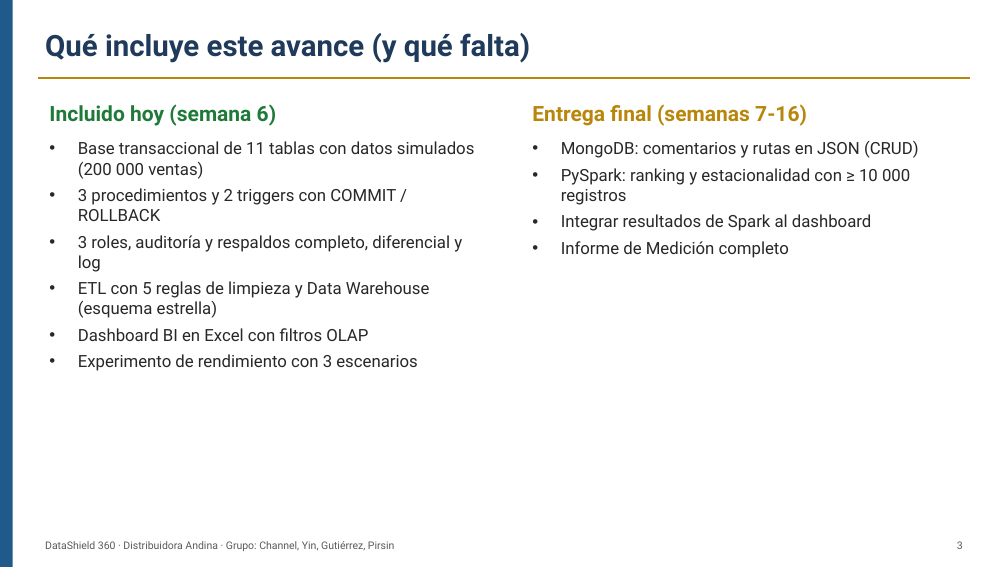
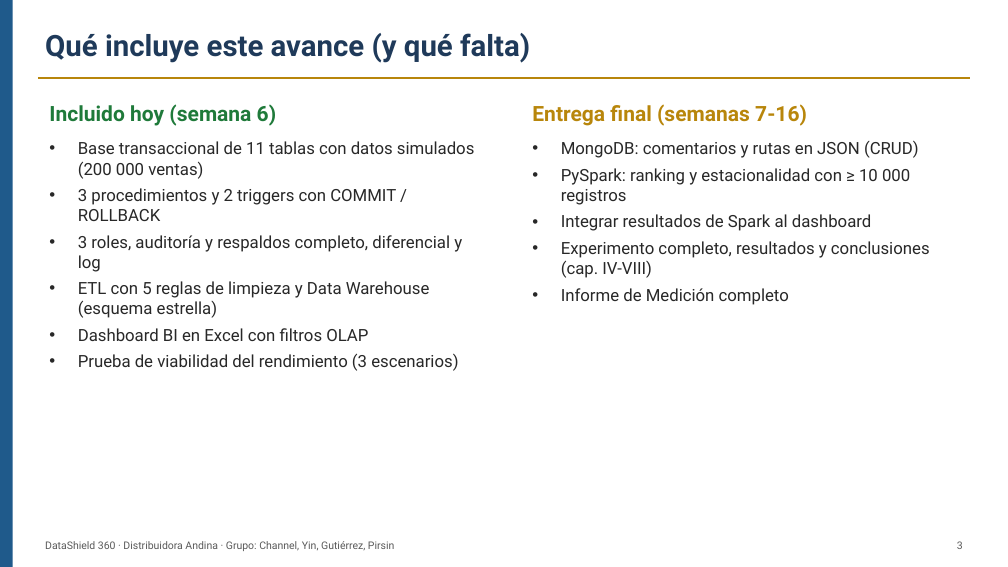
Before and after one commit to coco6213/exp-base-de-datos-avanzado, a slide deck: slide 3 of informe/Grupo_CIIN1487R_Avance_S6.pptx. Drawn at 1008x567 pixels with LibreOffice and Linux fonts; fonts in the diff are those of the drawing. Boxes give left, top, right and bottom in pixels: in the first picture for what was removed or moved away, otherwise in the second. Text is boxed around its words. In the diff, an @@ line names an element or a change of style, - is before the commit and + after.

```diff
--- a/informe/Grupo_CIIN1487R_Avance_S6.pptx
+++ b/informe/Grupo_CIIN1487R_Avance_S6.pptx
@@ text at (561,241,930,278): paragraph added @@
+• Experimento completo, resultados y conclusiones (cap. IV-VIII)
@@ text at (78,354,458,371): text changed @@
-• Experimento de rendimiento con 3 escenarios
+• Prueba de viabilidad del rendimiento (3 escenarios)
```
Also in this commit, not shown: 1 other slide changed, 6 other files.
